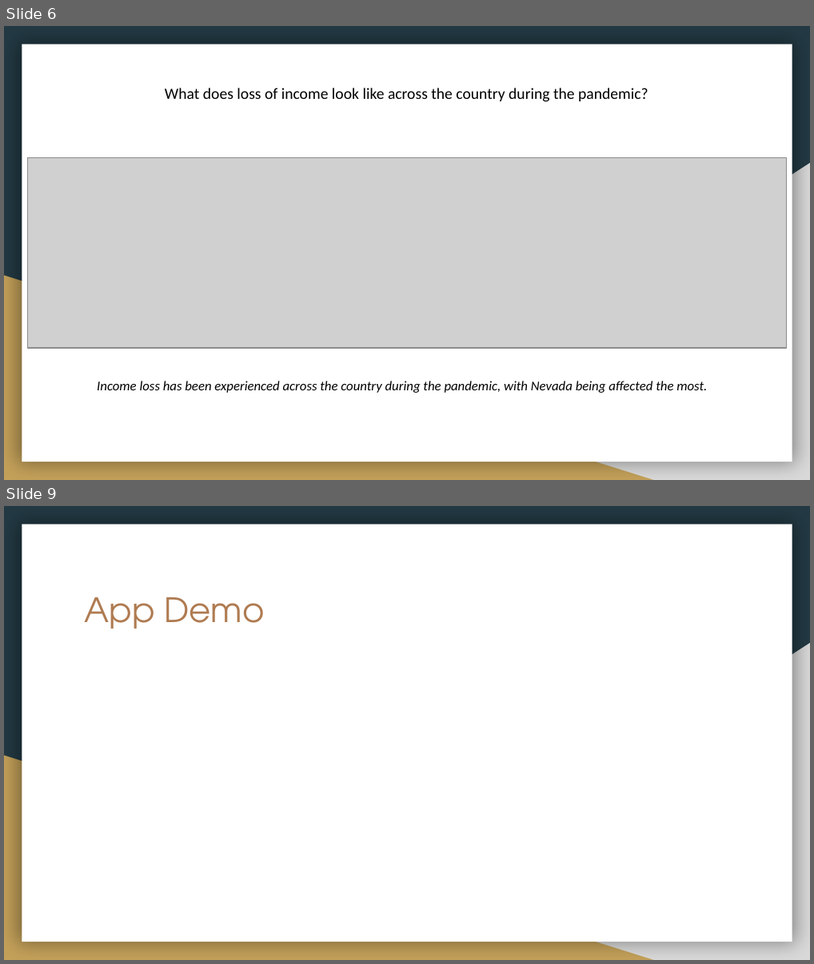
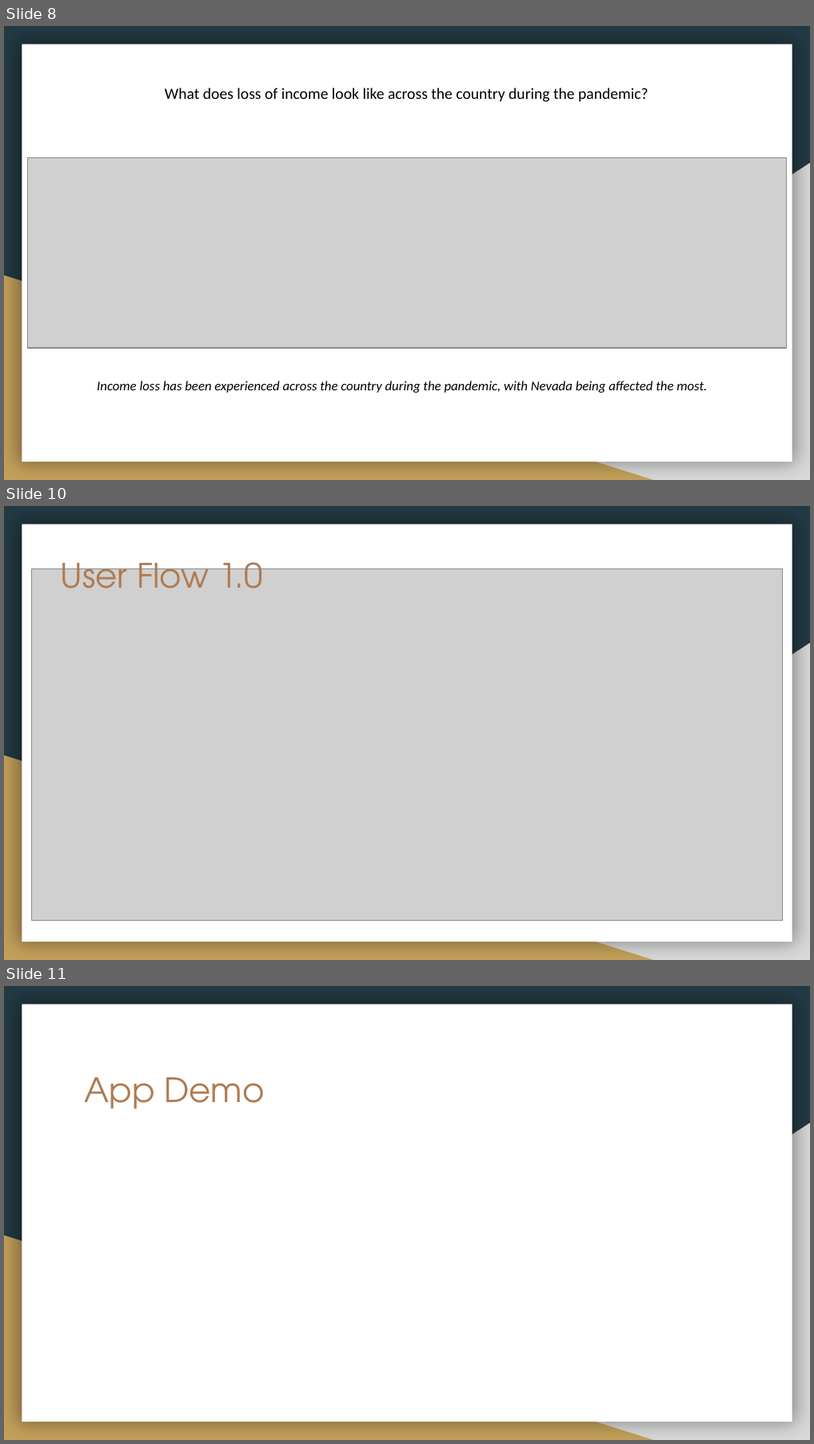
Before and after one commit to CristinaSahoo/Motivation-Through-Friendly-Competition, a slide deck: presentation/Motivation-Friendly-Competition.pptx. Shown one above the other, each under a label of ours: slides 6 and 9 before the commit, slides 8, 10 and 11 after it; the slides between them are not shown. The pictures are 814x964 and 814x1444 pixels, drawn with LibreOffice and Linux fonts; fonts in the diff are those of the drawing; grey boxes stand for pictures. Boxes give left, top, right and bottom in pixels: in the first picture for what was removed or moved away, otherwise in the second. Text is boxed around its words. In the diff, an @@ line names an element or a change of style, - is before the commit and + after.

```diff
--- a/presentation/Motivation-Friendly-Competition.pptx
+++ b/presentation/Motivation-Friendly-Competition.pptx
@@ slide 10 added at [4,506,810,960], background #233A44; not listed: 3 template elements that a slide beside it also shows @@
@@ title added at [61,553,263,588], 30 pt, text #AF7B51 @@
+User Flow 1.0
@@ picture added at [32,568,783,920] @@
@@ what was slide 6 is now slide 8 @@
@@ what was slide 9 is now slide 11 @@
```
Also in this commit, not shown: 5 slides changed, 2 other slides added, 3 other files.
